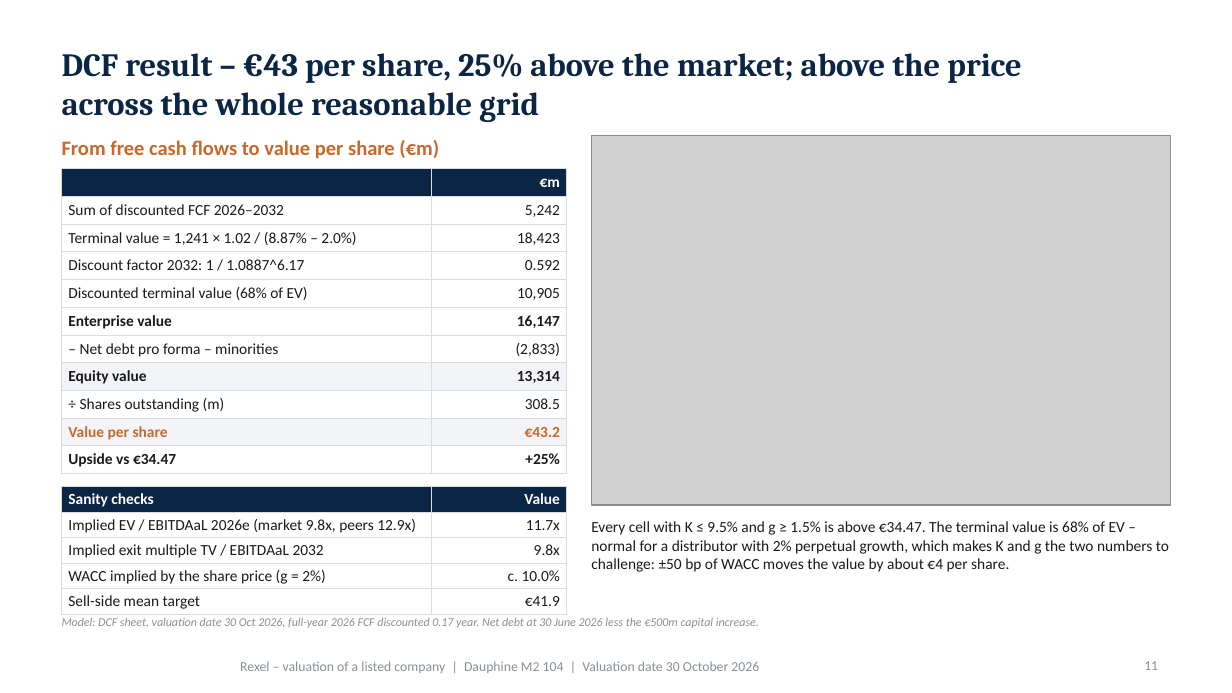
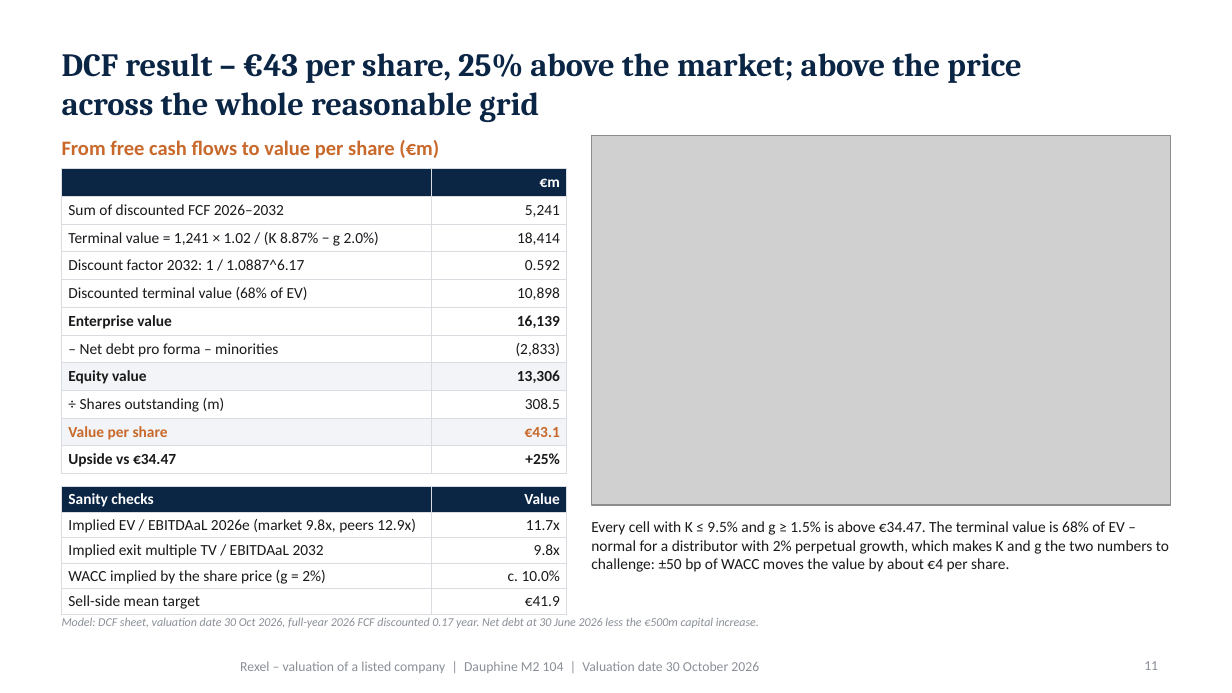
Before and after one commit to marwanferreira/rexel-valuation, a slide deck: slide 11 of Rexel valuation - deck.pptx. Drawn at 1232x693 pixels with LibreOffice and Linux fonts; fonts in the diff are those of the drawing; grey boxes stand for pictures; background and template pictures are left out. Boxes give left, top, right and bottom in pixels: in the first picture for what was removed or moved away, otherwise in the second. Text is boxed around its words. In the diff, an @@ line names an element or a change of style, - is before the commit and + after.

Commit message:
Final pass: DCF bridge aligned to the model, sensitivity grid centred on the base WACC, LBO footnote completed, checklist ticked, PDF export renamed

```diff
--- a/Rexel valuation - deck.pptx
+++ b/Rexel valuation - deck.pptx
@@ table at bbox=[62, 169, 567, 474] @@
-row 2, column 2: 5,242
+row 2, column 2: 5,241
-row 3, column 1: Terminal value = 1,241 × 1.02 / (8.87% – 2.0%)
+row 3, column 1: Terminal value = 1,241 × 1.02 / (K 8.87% − g 2.0%)
-row 3, column 2: 18,423
+row 3, column 2: 18,414
-row 5, column 2: 10,905
+row 5, column 2: 10,898
-row 6, column 2: 16,147
+row 6, column 2: 16,139
-row 8, column 2: 13,314
+row 8, column 2: 13,306
-row 10, column 2: €43.2
+row 10, column 2: €43.1
```
Also in this commit, not shown: 1 other slide changed, 11 other files.
